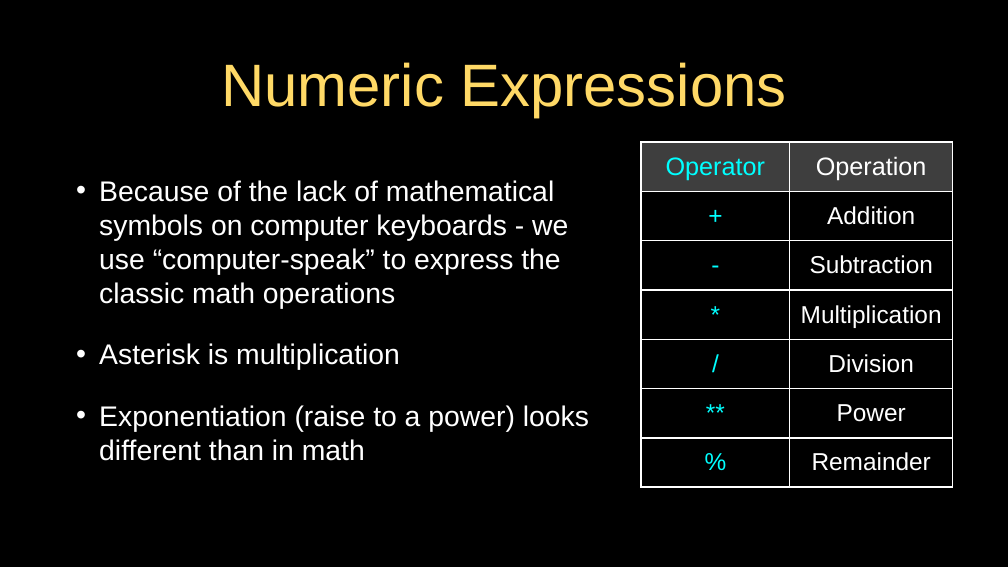
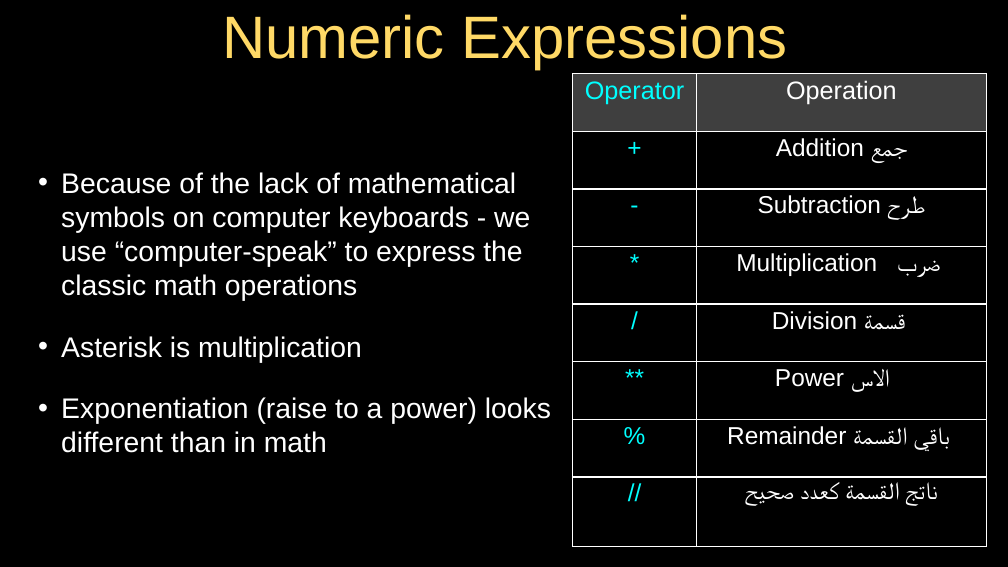
Before and after one commit to motazsaad/wdmm1402-2019, a slide deck: slide 16 of ppt/pythonlearn-02-expressions.pptx. Drawn at 1008x567 pixels with LibreOffice and Linux fonts; fonts in the diff are those of the drawing. Boxes give left, top, right and bottom in pixels: in the first picture for what was removed or moved away, otherwise in the second. Text is boxed around its words. In the diff, an @@ line names an element or a change of style, - is before the commit and + after.

```diff
--- a/ppt/pythonlearn-02-expressions.pptx
+++ b/ppt/pythonlearn-02-expressions.pptx
@@ text "Numeric Expressions": place and size @@
-text "Numeric Expressions" at box(221, 62, 787, 118)
+text "Numeric Expressions" at box(222, 14, 787, 69)
@@ table at box(573, 74, 986, 547) @@
-row 2: + | Addition
-row 3: - | Subtraction
-row 4: * | Multiplication
-row 5: / | Division
-row 6: ** | Power
-row 7: % | Remainder
+row 2: + | Addition جمع
+row 3: - | Subtraction طرح
+row 4: * | Multiplication ضرب
+row 5: / | Division قسمة
+row 6: ** | Power الاس
+row 7: % | Remainder باقي القسمة
+row 8: // | ناتج القسمة كعدد صحيح
@@ table: place and size @@
-table at box(641, 142, 952, 487)
+table at box(573, 74, 986, 547)
@@ text "Because of the lack of ...": place and size @@
-text "Because of the lack of ..." at box(99, 180, 589, 461)
+text "Because of the lack of ..." at box(61, 172, 551, 453)
```
Also in this commit, not shown: 28 other slides changed, 4 other files.
